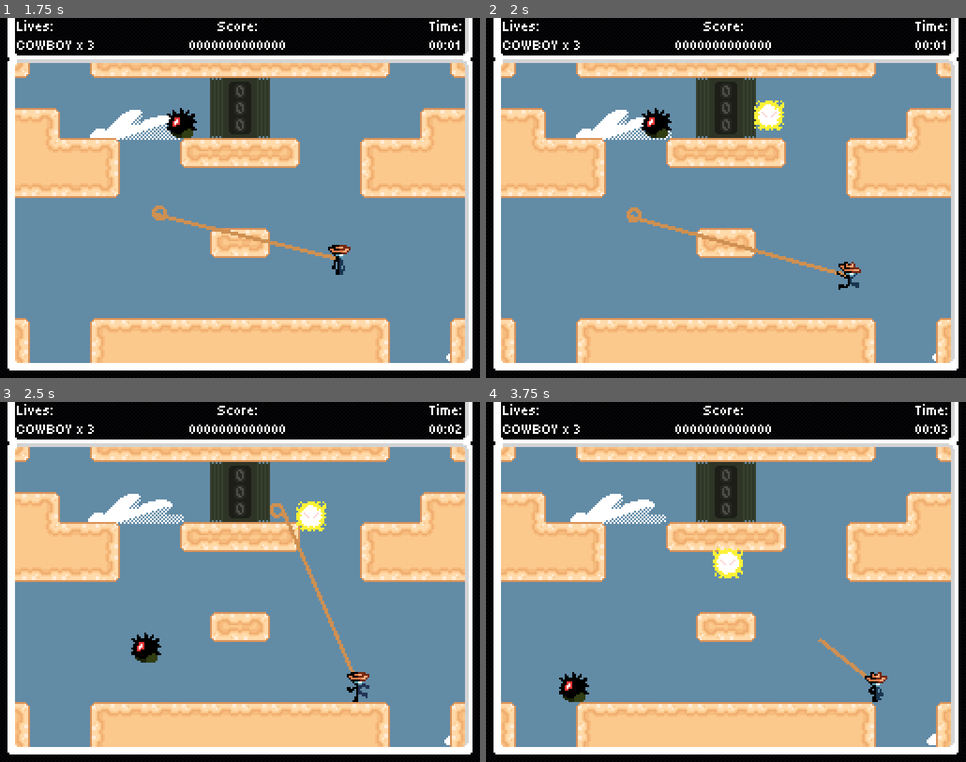
Above: before the commit, frames 1-4 (two rows, left to right).
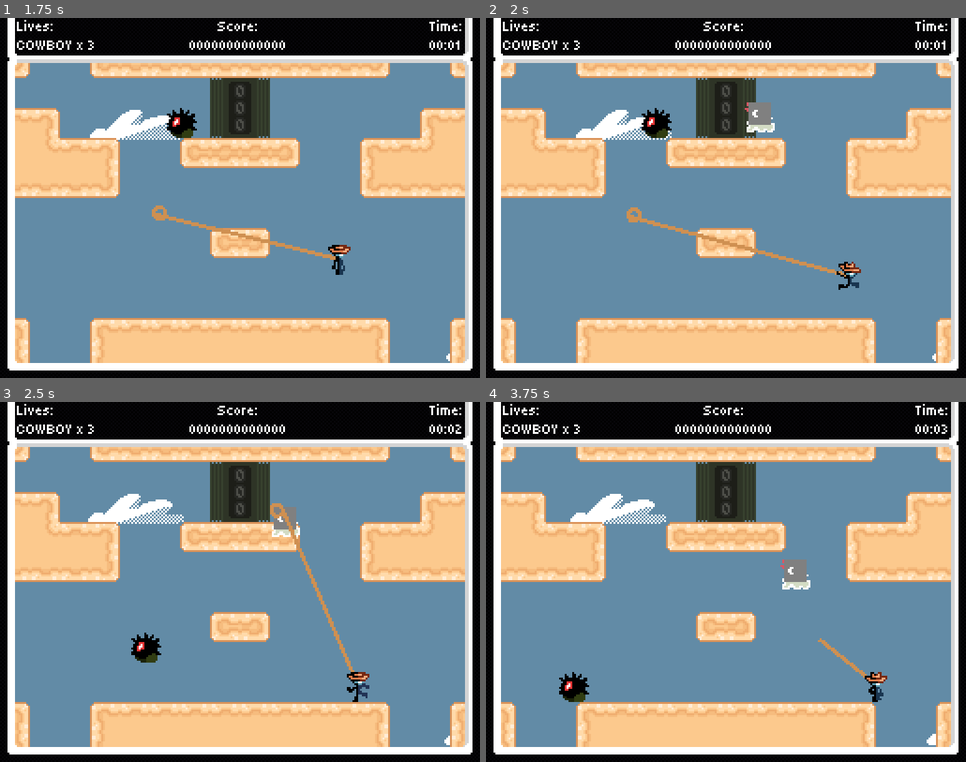
Above: after the commit, the same moments.

Repository: Jcodefox/GMTK-2025
Game: Godot game, scene res://scenes/topscenes/gameplay_topscene.tscn
Two runs of this game, one before a commit and one after it. Both use one fixed random seed, a clock stepped at 60 frames per second and the inputs below.
Inputs (mouse positions are in pixels of both pictures, inside the frame that each line leads up to):
- Up to frame 1 (1.75 s): move the mouse to (345, 180) at 0.52 s; hold D (move_right) from 0.53 s (still down); click (345, 180) at 0.6 s; tap Space (move_jump) at 0.77, 1.52 s; move the mouse to (144, 216) at 1.27 s; click (144, 216) at 1.35 s
- Up to frame 2 (2 s): keep holding D (move_right)
- Up to frame 3 (2.5 s): move the mouse to (288, 502) at 2.02 s; release D (move_right) at 2.03 s; hold A (move_left) from 2.03 s (still down); click (288, 502) at 2.1 s
- Up to frame 4 (3.75 s): move the mouse to (702, 654) at 2.77 s; release A (move_left) at 2.78 s; hold D (move_right) from 2.78 s (still down); click (702, 654) at 2.85 s; tap Space (move_jump) at 3.02 s; move the mouse to (870, 636) at 3.52 s; click (870, 636) at 3.6 s

Frame 1 is identical in both runs. In frame 2, 0.6% of the frame differs, in the area x 53-63%, y 22-32%; in frame 3, 0.7%; in frame 4, 0.9%, in the area x 47-68%, y 40-53%.

Commit message:
Add nameless

Diff:
--- /dev/null
+++ b/assets/art/enemies/nameless_sprite_frames.tres
@@ -0,0 +1,42 @@
+[gd_resource type="SpriteFrames" load_steps=5 format=3 uid="uid://ckf4smp680jph"]
+
+[ext_resource type="Texture2D" uid="uid://cnl501wayh67t" path="res://assets/art/enemies/nameless_1.png" id="1_a7l37"]
+[ext_resource type="Texture2D" uid="uid://bxanmh8lm3tlt" path="res://assets/art/enemies/nameless_2.png" id="2_u0wx7"]
+[ext_resource type="Texture2D" uid="uid://cw8w71teh2xv2" path="res://assets/art/enemies/nameless_3.png" id="3_1i3uh"]
+[ext_resource type="Texture2D" uid="uid://sbmslmy38h1s" path="res://assets/art/enemies/nameless_4.png" id="4_3v2gb"]
+
+[resource]
+animations = [{
+"frames": [{
+"duration": 1.0,
+"texture": ExtResource("2_u0wx7")
+}, {
+"duration": 1.0,
+"texture": ExtResource("4_3v2gb")
+}],
+"loop": true,
+"name": &"idle",
+"speed": 5.0
+}, {
+"frames": [{
+"duration": 1.0,
+"texture": ExtResource("2_u0wx7")
+}, {
+"duration": 1.0,
+"texture": ExtResource("3_1i3uh")
+}],
+"loop": false,
+"name": &"left",
+"speed": 5.0
+}, {
+"frames": [{
+"duration": 1.0,
+"texture": ExtResource("4_3v2gb")
+}, {
+"duration": 1.0,
+"texture": ExtResource("1_a7l37")
+}],
+"loop": false,
+"name": &"right",
+"speed": 5.0
+}]
--- /dev/null
+++ b/scenes/prefabs/enemies/nameless.tscn
@@ -0,0 +1,24 @@
+[gd_scene load_steps=5 format=3 uid="uid://bpu8ngb4kep74"]
+
+[ext_resource type="Script" uid="uid://cvwp75aqqrdru" path="res://scripts/prefabs/nameless.gd" id="1_ikum1"]
+[ext_resource type="SpriteFrames" uid="uid://ckf4smp680jph" path="res://assets/art/enemies/nameless_sprite_frames.tres" id="2_ikum1"]
+[ext_resource type="PackedScene" uid="uid://8u4a6kbsptoe" path="res://scenes/prefabs/jump_over_check.tscn" id="3_npmwq"]
+
+[sub_resource type="RectangleShape2D" id="RectangleShape2D_ghjc1"]
+
+[node name="Nameless" type="CharacterBody2D" groups=["enemy"]]
+z_index = 1
+collision_layer = 4
+collision_mask = 0
+script = ExtResource("1_ikum1")
+
+[node name="CollisionShape2D" type="CollisionShape2D" parent="."]
+shape = SubResource("RectangleShape2D_ghjc1")
+
+[node name="AnimatedSprite2D" type="AnimatedSprite2D" parent="."]
+sprite_frames = ExtResource("2_ikum1")
+animation = &"idle"
+autoplay = "idle"
+
+[node name="JumpOverCheck" parent="." instance=ExtResource("3_npmwq")]
+position = Vector2(0, -15)
--- a/scenes/prefabs/enemy_spawner.tscn
+++ b/scenes/prefabs/enemy_spawner.tscn
@@ -1,10 +1,11 @@
-[gd_scene load_steps=5 format=3 uid="uid://ni48dlph7c7c"]
+[gd_scene load_steps=6 format=3 uid="uid://ni48dlph7c7c"]
 
 [ext_resource type="Script" uid="uid://c8cmk0rp5xbel" path="res://scripts/prefabs/enemy_spawner.gd" id="1_2fv7t"]
 [ext_resource type="PackedScene" uid="uid://duckh0hi5syg7" path="res://scenes/prefabs/enemies/mothick.tscn" id="2_pg5fs"]
 [ext_resource type="PackedScene" uid="uid://fl7r1l7ldhc4" path="res://scenes/prefabs/enemies/spikro.tscn" id="3_pg5fs"]
 [ext_resource type="PackedScene" uid="uid://cfouaodbpe5ht" path="res://scenes/prefabs/enemies/shock_wisp.tscn" id="4_vxkwm"]
+[ext_resource type="PackedScene" uid="uid://bpu8ngb4kep74" path="res://scenes/prefabs/enemies/nameless.tscn" id="5_khqpp"]
 
 [node name="EnemySpawner" type="Node2D"]
 script = ExtResource("1_2fv7t")
-enemy_scenes = Array[PackedScene]([ExtResource("2_pg5fs"), ExtResource("3_pg5fs"), ExtResource("4_vxkwm")])
+enemy_scenes = Array[PackedScene]([ExtResource("2_pg5fs"), ExtResource("3_pg5fs"), ExtResource("4_vxkwm"), ExtResource("5_khqpp")])
--- a/scripts/autoloaded/general_globals.gd
+++ b/scripts/autoloaded/general_globals.gd
@@ -11,6 +11,8 @@
 
 @onready var world_dimensions: Vector2 = (world_top_left - world_bottom_right).abs()
 @onready var float_score_num: PackedScene = preload("res://scenes/prefabs/float_score_num.tscn")
+
+var player: Node2D = null
 
 func _ready() -> void:
 	process_mode = Node.PROCESS_MODE_ALWAYS
--- /dev/null
+++ b/scripts/prefabs/nameless.gd
@@ -0,0 +1,36 @@
+extends CharacterBody2D
+
+var animated_sprite_ghosts: Array[Node2D] = []
+var collision_shape_ghosts: Array[Node2D] = []
+var jump_check_shape_ghosts: Array[Node2D] = []
+var time_alive: float = 0
+
+func _ready() -> void:
+	animated_sprite_ghosts = Globals.make_loop_ghosts_of($AnimatedSprite2D)
+	collision_shape_ghosts = Globals.make_loop_ghosts_of($CollisionShape2D)
+	jump_check_shape_ghosts = Globals.make_loop_ghosts_of($JumpOverCheck/CollisionShape2D)
+
+func _physics_process(delta: float) -> void:
+	time_alive += delta
+	global_position = Globals.apply_loop_teleport(global_position)
+
+	var desired_direction: Vector2 = Vector2.ZERO
+	if Globals.player != null and Globals.player.is_inside_tree():
+		desired_direction = Globals.convert_to_visible_pos(global_position).direction_to(Globals.convert_to_visible_pos(Globals.player.global_position))
+	if desired_direction == Vector2.ZERO:
+		set_animation("idle")
+	else:
+		set_animation("right" if desired_direction.x > 0 else "left")
+
+	velocity += desired_direction
+	velocity = velocity.normalized() * 25
+
+	move_and_slide()
+
+func set_animation(anim: String) -> void:
+	if $AnimatedSprite2D.animation != anim:
+		$AnimatedSprite2D.play(anim)
+
+	for sprite in animated_sprite_ghosts:
+		if sprite.animation != anim:
+			sprite.play(anim)
--- a/scripts/prefabs/player_v2.gd
+++ b/scripts/prefabs/player_v2.gd
@@ -42,6 +42,7 @@
 var dead_hat_velocity: Vector2 = Vector2.ZERO
 
 func _ready() -> void:
+	Globals.player = self
 	animated_sprite_ghosts = Globals.make_loop_ghosts_of($AnimatedSprite2D)
 	collision_shape_ghosts = Globals.make_loop_ghosts_of($CollisionShape2D)
 	hurtbox_shape_ghosts = Globals.make_loop_ghosts_of($HurtBox/CollisionShape2D)
Not shown, added: scripts/prefabs/nameless.gd.uid
